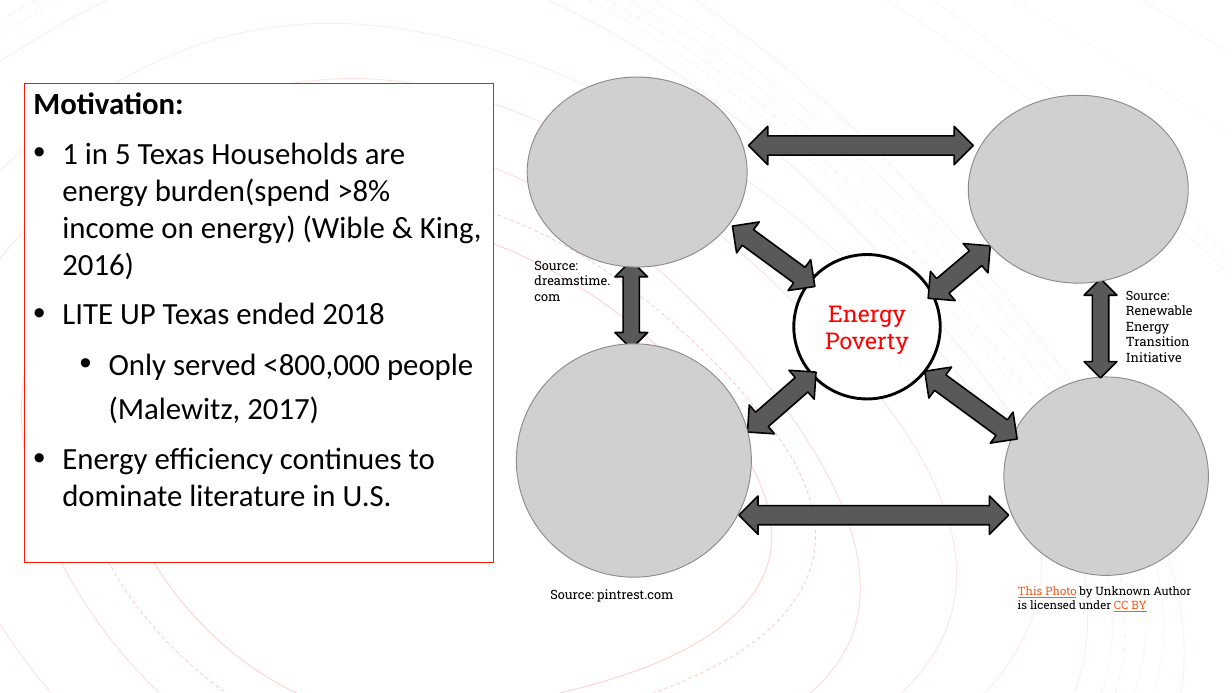
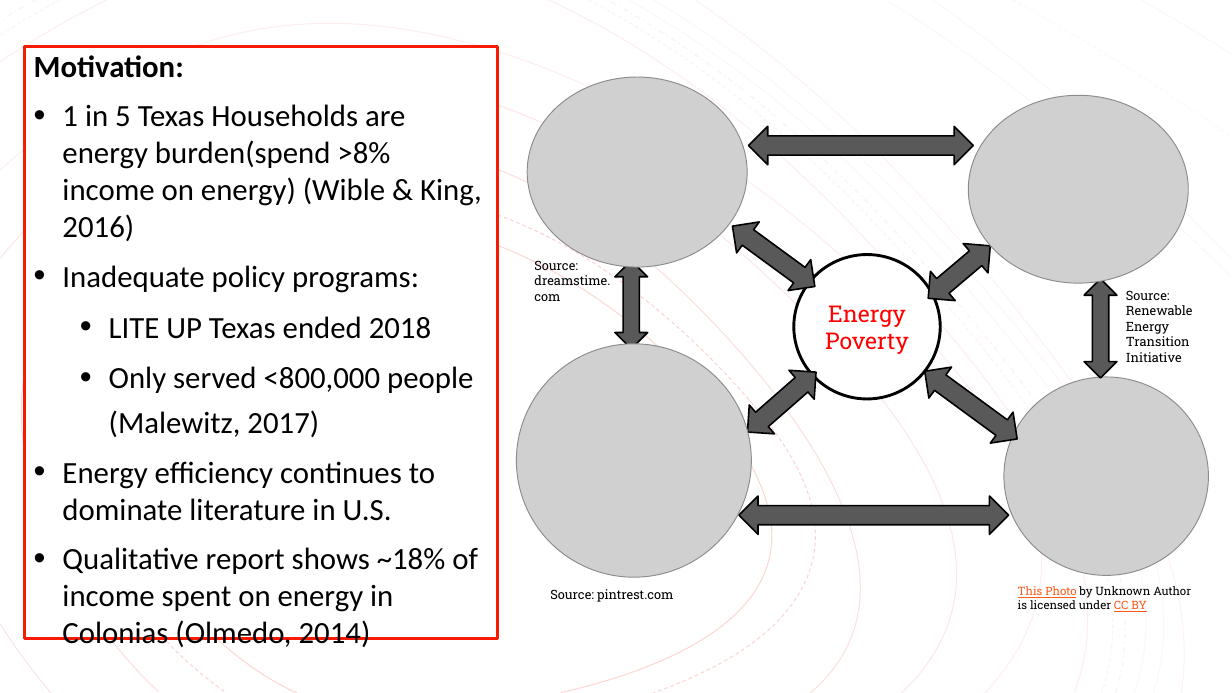
Before and after one commit to cnagbim/Data-Management-Final-Project-Agbim, a slide deck: slide 4 of writing_literature_present/data_mgmt_final_presentation_agbim.pptx. Drawn at 1232x693 pixels with LibreOffice and Linux fonts; fonts in the diff are those of the drawing; grey boxes stand for pictures. Boxes give left, top, right and bottom in pixels: in the first picture for what was removed or moved away, otherwise in the second. Text is boxed around its words. In the diff, an @@ line names an element or a change of style, - is before the commit and + after.

```diff
--- a/writing_literature_present/data_mgmt_final_presentation_agbim.pptx
+++ b/writing_literature_present/data_mgmt_final_presentation_agbim.pptx
@@ rectangle "Motivation:": place and size @@
-rectangle "Motivation:" at (24, 83, 494, 562)
+rectangle "Motivation:" at (24, 46, 497, 639)
@@ rectangle "Motivation:" at (24, 46, 497, 639): outline #F81B02 0.75 pt to #F81B02 2.25 pt @@
@@ text in rectangle at (62, 265, 419, 293): paragraph added @@
+• Inadequate policy programs:
@@ text in rectangle at (109, 316, 431, 339): list level 1 to 2 in "LITE UP Texas ended 2018"; line spacing 1 to 1.2 @@
@@ text in rectangle at (62, 547, 478, 651): paragraph added @@
+• Qualitative report shows ~18% of income spent on energy in Colonias (Olmedo, 2014)
```
Also in this commit, not shown: 3 other slides changed.
